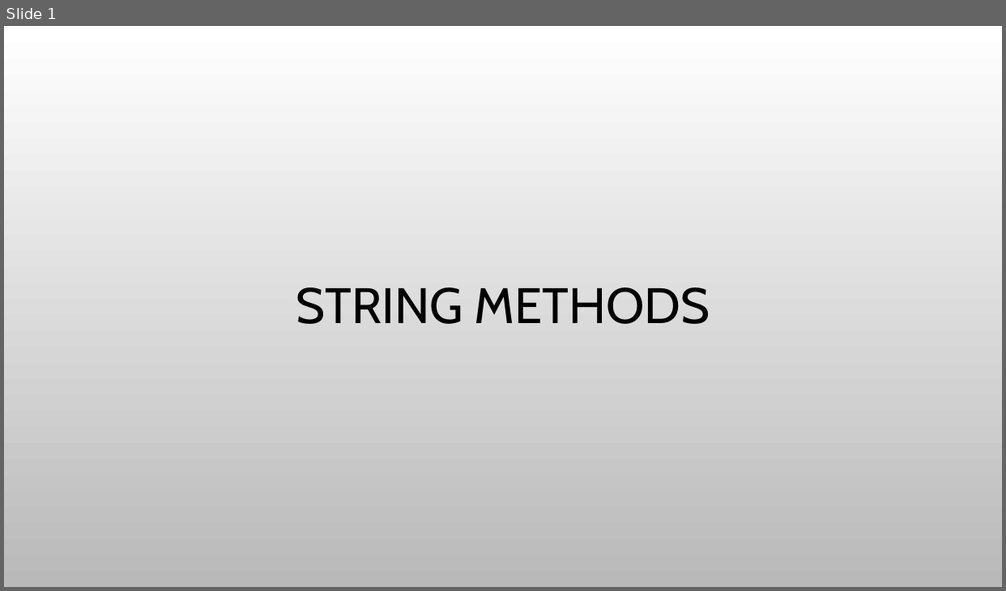
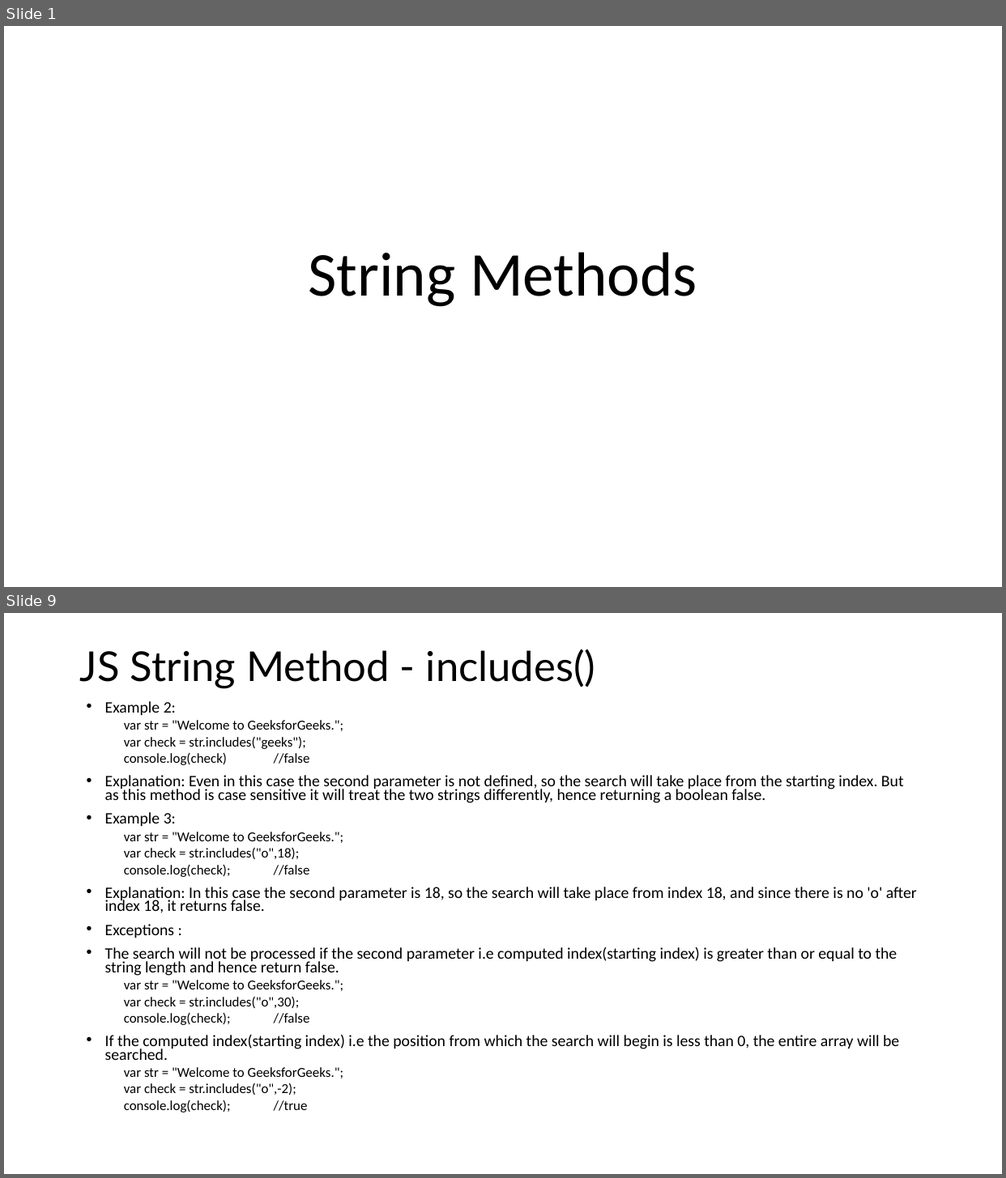
Before and after one commit to PramodJana/JavaScript, a slide deck: GFG JS Course Curriculam/Articles/004 String Values.pptx. Shown one above the other, each under a label of ours: slide 1 before the commit, slides 1 and 9 after it; the slides between them are not shown. The pictures are 1006x591 and 1006x1178 pixels, drawn with LibreOffice and Linux fonts; fonts in the diff are those of the drawing; background and template pictures are left out. Boxes give left, top, right and bottom in pixels: in the first picture for what was removed or moved away, otherwise in the second. Text is boxed around its words. In the diff, an @@ line names an element or a change of style, - is before the commit and + after.

```diff
--- a/GFG JS Course Curriculam/Articles/004 String Values.pptx
+++ b/GFG JS Course Curriculam/Articles/004 String Values.pptx
@@ slide 9 added at [4,613,1002,1174], background #FFFFFF @@
@@ title added at [80,649,596,688], 39.6 pt, text #000000 @@
+JS String Method - includes()
@@ text added at [105,701,917,1113], 15.4 pt, text #000000 @@
+• Example 2:
+  var str = "Welcome to GeeksforGeeks.";
+  var check = str.includes("geeks");
+  console.log(check) //false
+• Explanation: Even in this case the second parameter is not defined, so the search will take place from the starting index. But as this method is case sensitive it will treat the two strings differently, hence returning a boolean false.
+• Example 3:
+  var str = "Welcome to GeeksforGeeks.";
+  var check = str.includes("o",18);
+  console.log(check); //false
+• Explanation: In this case the second parameter is 18, so the search will take place from index 18, and since there is no 'o' after index 18, it returns false.
+• Exceptions :
+• The search will not be processed if the second parameter i.e computed index(starting index) is greater than or equal to the string length and hence return false.
+  var str = "Welcome to GeeksforGeeks.";
+  var check = str.includes("o",30);
+  console.log(check); //false
+• If the computed index(starting index) i.e the position from which the search will begin is less than 0, the entire array will be searched.
+  var str = "Welcome to GeeksforGeeks.";
+  var check = str.includes("o",-2);
+  console.log(check); //true
@@ slide 1 changed as well @@
@@ background picture (left out) to #FFFFFF @@
@@ title at [308,252,697,307]: text changed; size 48 to 60 pt; font Cabin to Calibri @@
-STRING METHODS
+String Methods
```
Also in this commit, not shown: 16 other slides added, 1 slide removed.
